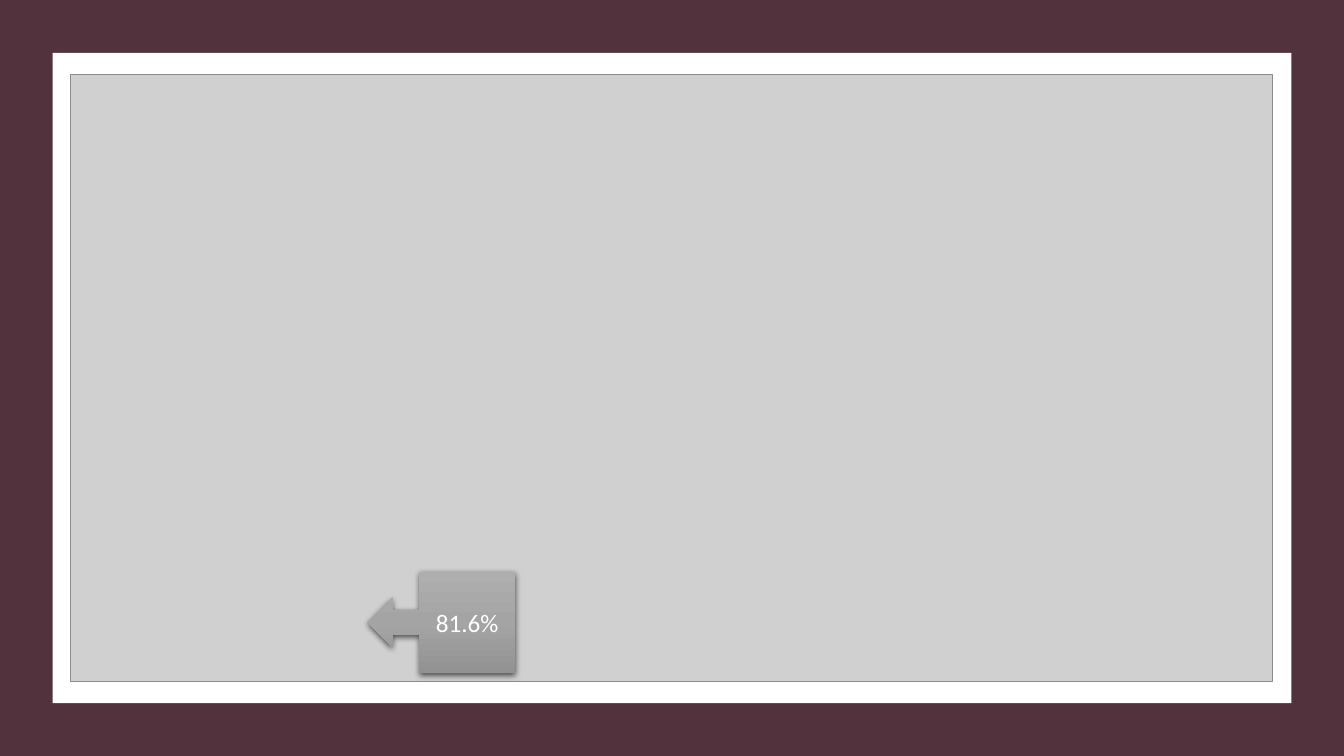
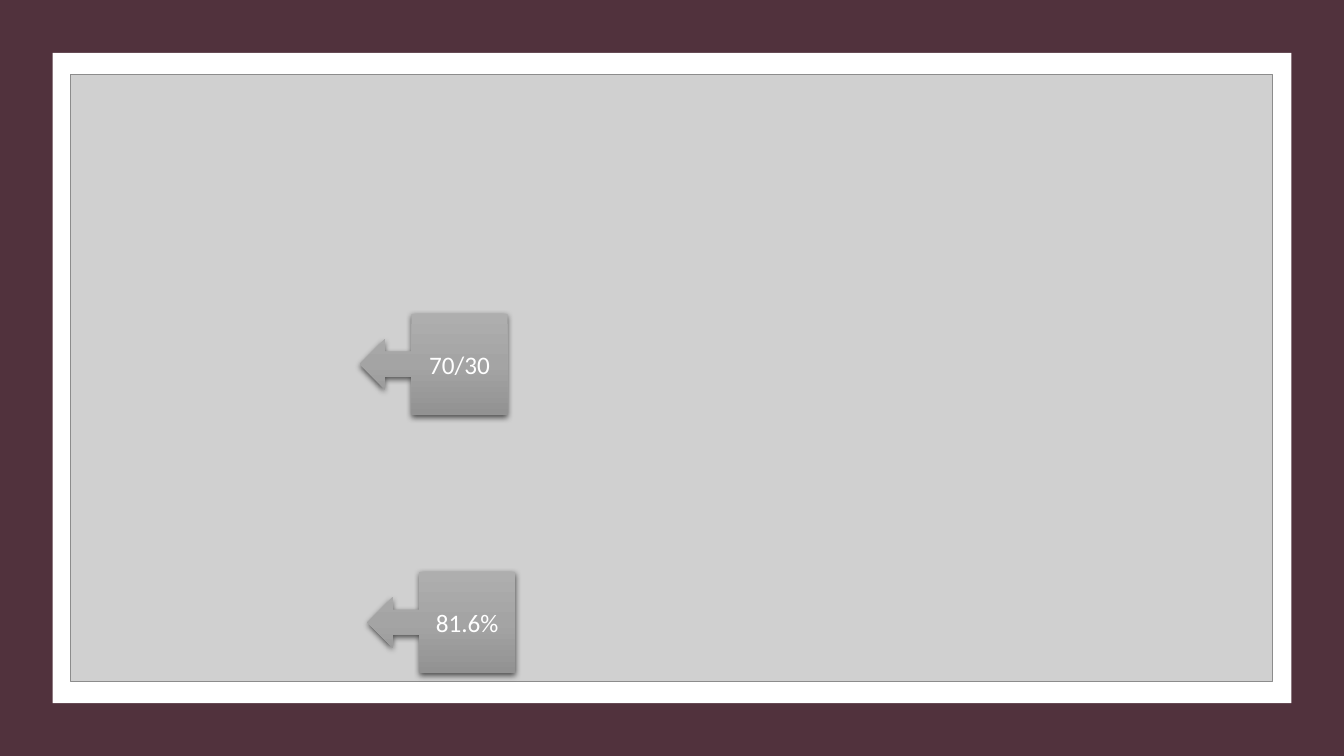
Before and after one commit to jjsmu/CaseStudy2DDS, a slide deck: slide 16 of CaseStudy2.pptx (slide 17 before the commit). Drawn at 1344x756 pixels with LibreOffice and Linux fonts; fonts in the diff are those of the drawing; grey boxes stand for pictures. Boxes give left, top, right and bottom in pixels: in the first picture for what was removed or moved away, otherwise in the second. Text is boxed around its words. In the diff, an @@ line names an element or a change of style, - is before the commit and + after.

```diff
--- a/CaseStudy2.pptx
+++ b/CaseStudy2.pptx
@@ left arrow callout added at (360,314,508,414), fill gradient #AFAFAF to #A5A5A5 to #939393, 18 pt, text #FFFFFF @@
+70/30
```
Also in this commit, not shown: 3 other slides changed, 8 slides added, 8 slides removed.
